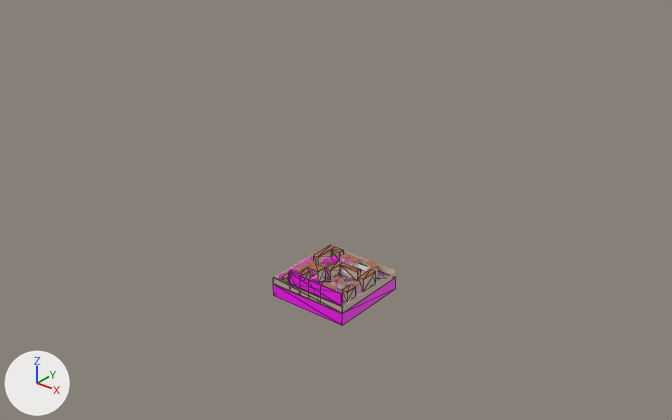
A saved change to the glTF model Objects/Level_1/Level_2.glb.
One viewpoint serves both versions: a 50 mm lens placed at (518.0, -576.0, 453.0), pointed at (21.0, 46.0, 68.0). The axes (+X, +Y, +Z) are drawn at lower left. The lights are the same throughout. Mesh edges are drawn as thin lines on the coarser meshes. Where no turn or scale is listed for an object, it has been applied to the vertices.

The scene before the commit, as lines of its bpy script (objects in view):
```python
me_invishitbox_014 = bpy.data.meshes.new('InvisHitbox.014')
me_invishitbox_014.from_pydata(...)  # a box spanning x -32.1..30.8, y -0.4..0.6, z -7.7..5.2
me_invishitbox_014.materials.append(mat_invis_mat)  # pink #ff00f6
me_invishitbox_023 = bpy.data.meshes.new('InvisHitbox.023')
me_invishitbox_023.from_pydata(...)  # a box spanning x -52.2..31.8, y -0.4..83.6, z -7.7..5.2
me_invishitbox_023.materials.append(mat_invis_mat)  # pink #ff00f6
ob_invishitbox_014 = bpy.data.objects.new('InvisHitbox.014', me_invishitbox_014)
ob_invishitbox_014.location = (40.7, -9.5, 15.0)
ob_invishitbox_023 = bpy.data.objects.new('InvisHitbox.023', me_invishitbox_023)
ob_invishitbox_023.location = (40.7, -9.5, -5.3)
```
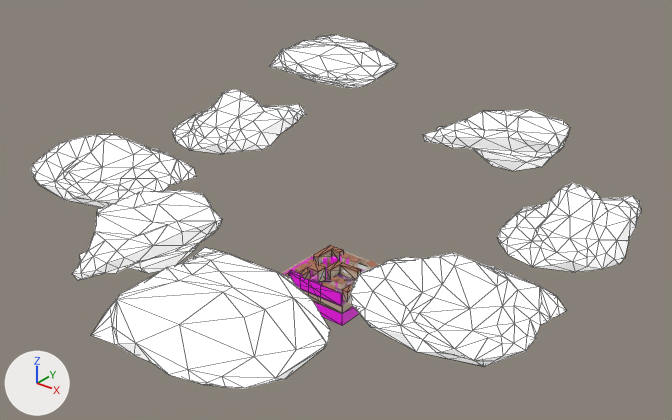
Where the change shows, as pixel boxes [x1, y1, x2, y2] in the pictures (672 x 420 px):
'Cloud.008', added: after [91, 247, 330, 388]
'Cloud.005', added: after [350, 253, 566, 366]
'Cloud.006', added: after [497, 183, 641, 272]
'Cloud.003', added: after [72, 190, 222, 280]
'Cloud.001', added: after [31, 134, 196, 208]
'Cloud.007', added: after [422, 110, 570, 171]
'Cloud.002', added: after [172, 89, 306, 154]
'Cloud.004', added: after [269, 35, 397, 88]
'InvisHitbox.023', unchanged, covered by the edit: before [273, 259, 396, 325]; after [313, 259, 365, 325]

Edits to the bpy script that builds the scene:
```text
Add img_image_2:
    img_image_2 = load_image('Image_2', '_unpacked/Image_2', 2048, 2048, 'sRGB')
Add img_image_2_001:
    img_image_2_001 = load_image('Image_2.001', '_unpacked/Image_2.001', 2048, 2048, 'sRGB')
Add mat_material_0:
    mat_material_0 = bpy.data.materials.new('Material_0')
    # colours: white #ffffff
    # uses the picture img_image_2
Add mat_material_0_002:
    mat_material_0_002 = bpy.data.materials.new('Material_0.002')
    # colours: white #ffffff
    # uses the picture img_image_2_001
Add me_mesh_0:
    me_mesh_0.from_pydata(...)  # 106 vertices, 208 faces; spans x -77.0..77.0, y -66.0..66.0, z 0.0..49.0
    me_mesh_0.materials.append(mat_material_0)
Add me_mesh_0_001:
    me_mesh_0_001.from_pydata(...)  # 115 vertices, 226 faces; spans x -50.0..53.0, y -76.0..79.0, z 0.0..59.0
    me_mesh_0_001.materials.append(mat_material_0_002)
Add me_mesh_0_002:
    me_mesh_0_002.from_pydata(...)  # 115 vertices, 226 faces; spans x -50.0..53.0, y -79.0..76.0, z -59.0..0.0
    me_mesh_0_002.materials.append(mat_material_0_002)
Add me_mesh_0_003:
    me_mesh_0_003.from_pydata(...)  # 106 vertices, 208 faces; spans x -77.0..77.0, y -66.0..66.0, z -49.0..0.0
    me_mesh_0_003.materials.append(mat_material_0)
Add me_mesh_0_006:
    me_mesh_0_006.from_pydata(...)  # 115 vertices, 226 faces; spans x -54.0..73.6, y -70.2..66.4, z -59.1..0.0
    me_mesh_0_006.materials.append(mat_material_0_002)
Add ob_cloud_001:
    ob_cloud_001 = bpy.data.objects.new('Cloud.001', me_mesh_0)
    ob_cloud_001.location = (-186.1, -55.2, 73.1)
Add ob_cloud_002:
    ob_cloud_002 = bpy.data.objects.new('Cloud.002', me_mesh_0_001)
    ob_cloud_002.location = (-168.2, 110.2, 73.3)
Add ob_cloud_003:
    ob_cloud_003 = bpy.data.objects.new('Cloud.003', me_mesh_0_002)
    ob_cloud_003.location = (-49.8, -135.8, 114.8)
Add ob_cloud_004:
    ob_cloud_004 = bpy.data.objects.new('Cloud.004', me_mesh_0_003)
    ob_cloud_004.location = (-166.2, 286.9, 139.0)
Add ob_cloud_005:
    ob_cloud_005 = bpy.data.objects.new('Cloud.005', me_mesh_0.copy())
    ob_cloud_005.location = (210.8, -55.2, 73.1)
Add ob_cloud_006:
    ob_cloud_006 = bpy.data.objects.new('Cloud.006', me_mesh_0_001.copy())
    ob_cloud_006.location = (228.7, 110.2, 73.3)
Add ob_cloud_007:
    ob_cloud_007 = bpy.data.objects.new('Cloud.007', me_mesh_0_006)
    ob_cloud_007.location = (69.6, 258.7, 114.8)
Add ob_cloud_008:
    ob_cloud_008 = bpy.data.objects.new('Cloud.008', me_mesh_0_003.copy())
    ob_cloud_008.location = (136.6, -215.7, 139.0)
```
